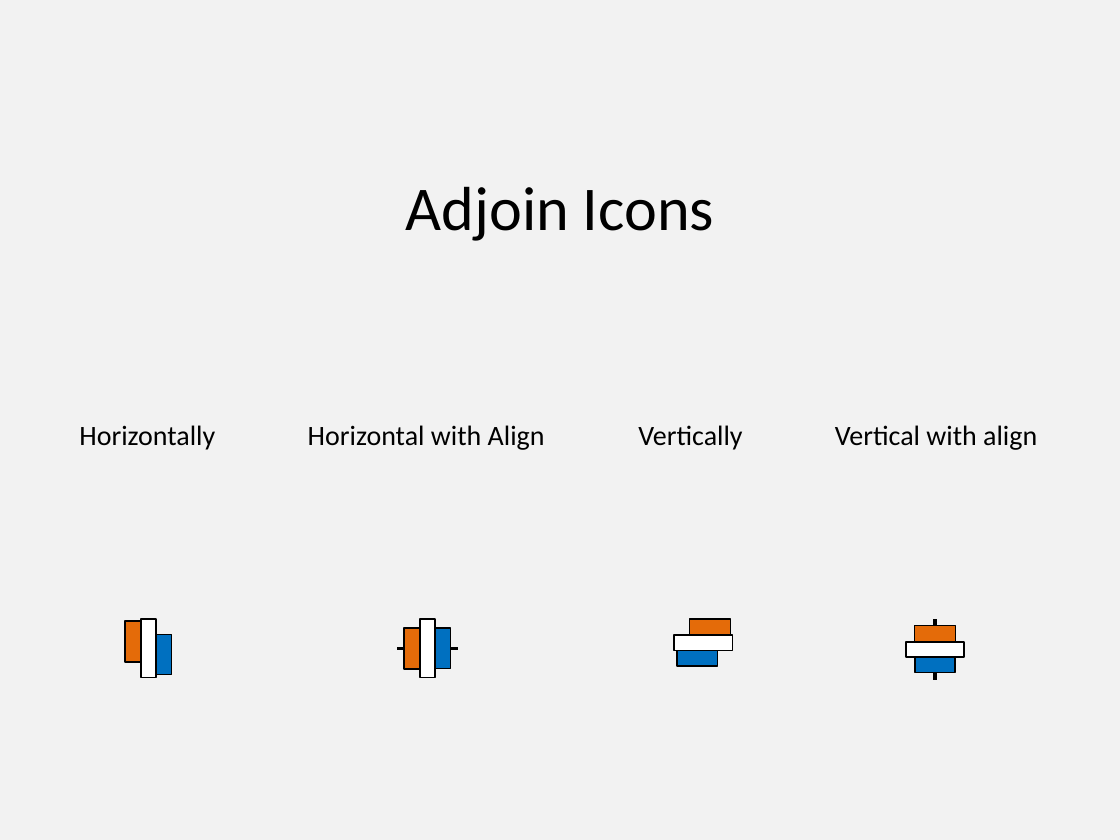
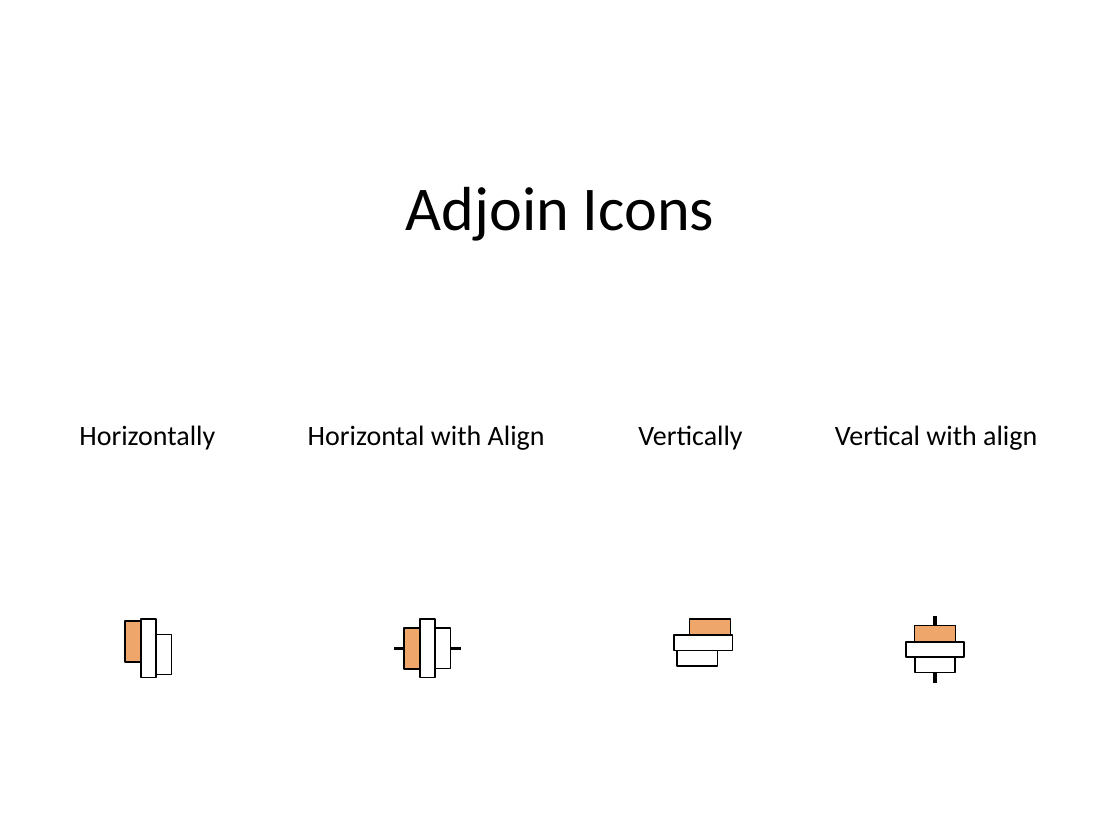
Before and after one commit to PowerPointLabs/PowerPointLabs, a slide deck: slide 3 of doc/Icons-PositionsLab.pptx. Drawn at 1120x840 pixels with LibreOffice and Linux fonts; fonts in the diff are those of the drawing. Boxes give left, top, right and bottom in pixels: in the first picture for what was removed or moved away, otherwise in the second. Text is boxed around its words. In the diff, an @@ line names an element or a change of style, - is before the commit and + after.

```diff
--- a/doc/Icons-PositionsLab.pptx
+++ b/doc/Icons-PositionsLab.pptx
@@ background #F2F2F2 to #FFFFFF @@
@@ fill #E46B09 to #EFA66B in 4 elements at (x1=125, y1=622, x2=141, y2=662), (x1=690, y1=619, x2=730, y2=635), (x1=404, y1=628, x2=420, y2=669), (x1=915, y1=626, x2=955, y2=642) @@
@@ line moved from (935, 619) - (935, 680) to (935, 616) - (935, 683) @@
@@ line moved from (398, 648) - (458, 648) to (394, 648) - (461, 648) @@
@@ fill #0070C0 to #FFFFFF in 4 elements at (x1=156, y1=634, x2=171, y2=674), (x1=678, y1=651, x2=718, y2=666), (x1=435, y1=628, x2=450, y2=669), (x1=915, y1=656, x2=955, y2=672) @@
```
Also in this commit, not shown: 5 other slides changed, 1 slide added, 4 other files.
